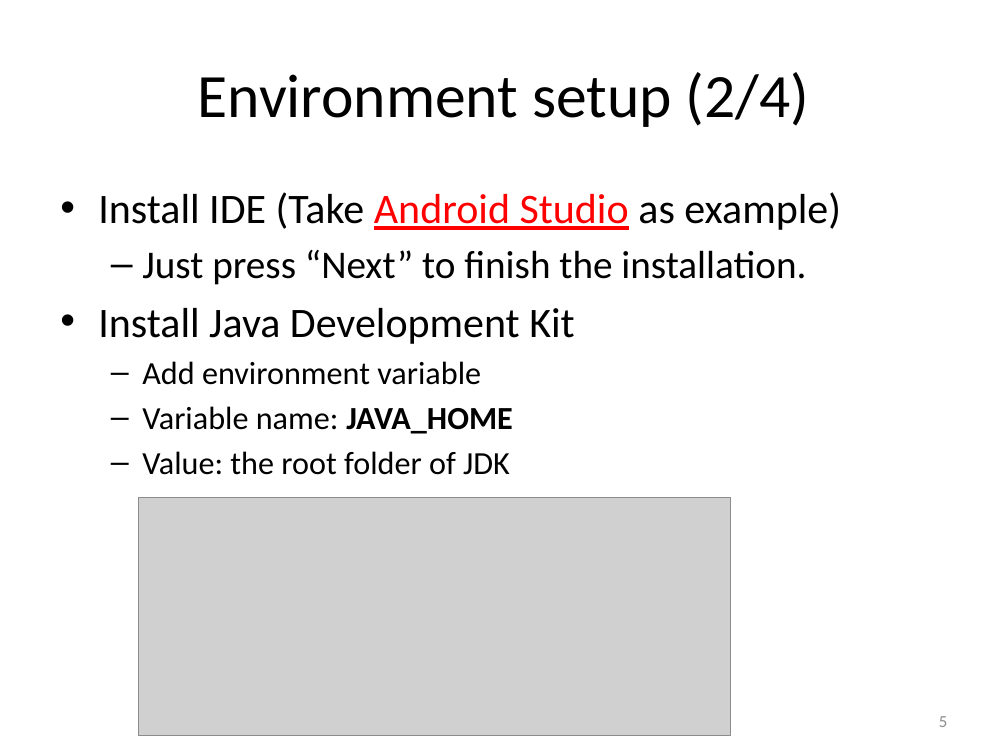
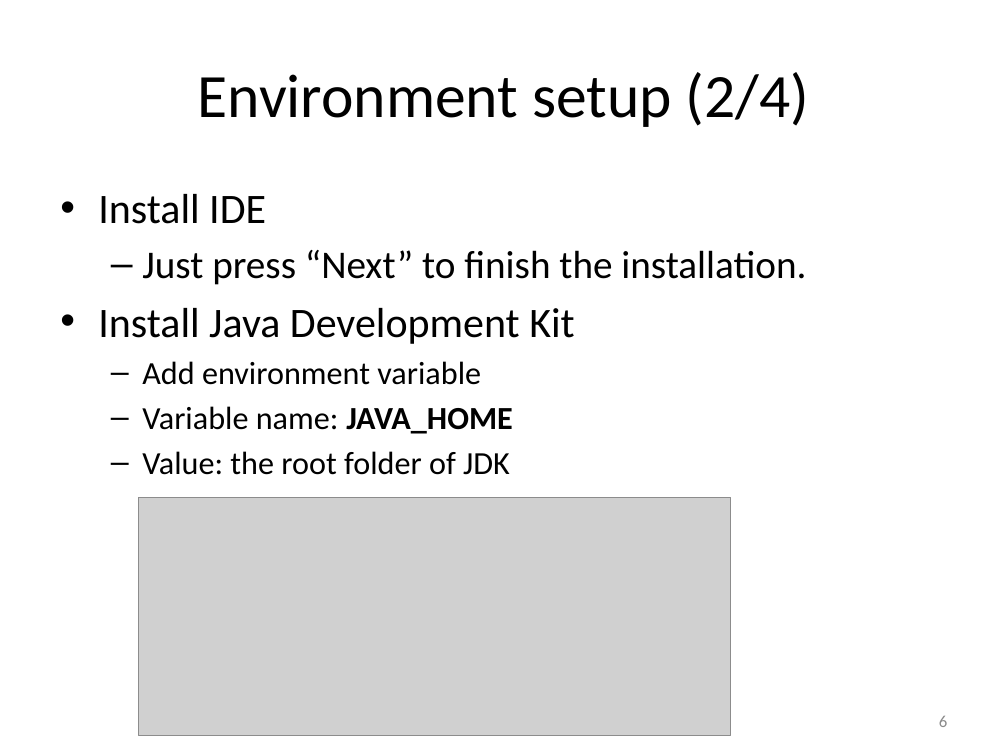
Before and after one commit to hs9021401/FIT_Android, a slide deck: slide 6 of The introduction of Android.pptx (slide 5 before the commit). Drawn at 1008x756 pixels with LibreOffice and Linux fonts; fonts in the diff are those of the drawing; grey boxes stand for pictures. Boxes give left, top, right and bottom in pixels: in the first picture for what was removed or moved away, otherwise in the second. Text is boxed around its words. In the diff, an @@ line names an element or a change of style, - is before the commit and + after.

```diff
--- a/The introduction of Android.pptx
+++ b/The introduction of Android.pptx
@@ text at (98,194,266,224): text changed @@
-• Install IDE (Take Android Studio as example)
+• Install IDE
@@ page number at (939,716,947,727): text changed @@
-5
+6
```
Also in this commit, not shown: 7 other slides changed, 2 slides added.
